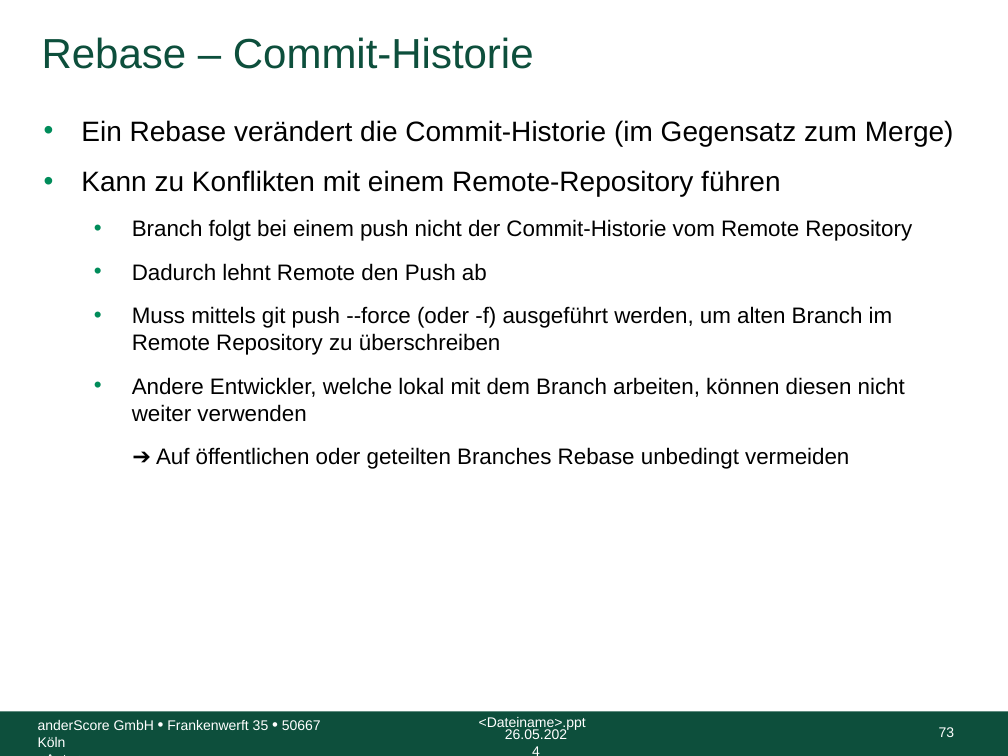
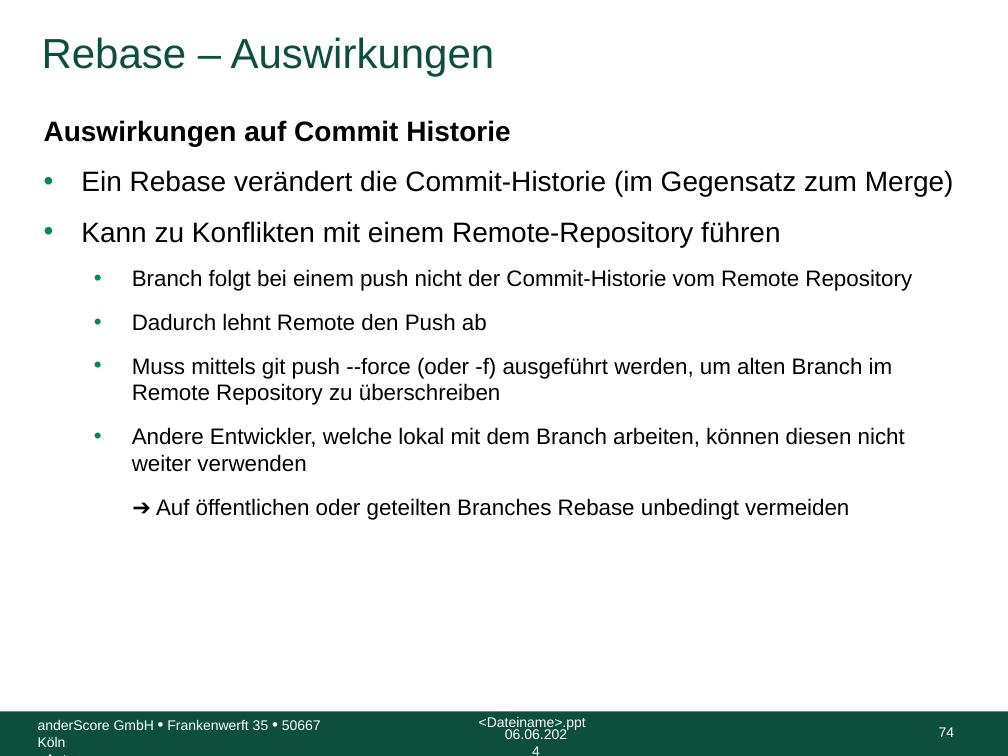
Before and after one commit to anderscore-gmbh/gitlab, a slide deck: slide 74 of slides/Tag-1_3-Merge-Rebase.pptx (slide 73 before the commit). Drawn at 1008x756 pixels with LibreOffice and Linux fonts; fonts in the diff are those of the drawing; background and template pictures are left out. Boxes give left, top, right and bottom in pixels: in the first picture for what was removed or moved away, otherwise in the second. Text is boxed around its words. In the diff, an @@ line names an element or a change of style, - is before the commit and + after.

```diff
--- a/slides/Tag-1_3-Merge-Rebase.pptx
+++ b/slides/Tag-1_3-Merge-Rebase.pptx
@@ title at [42, 37, 495, 76]: text changed @@
-Rebase – Commit-Historie
+Rebase – Auswirkungen
@@ text at [44, 120, 510, 146]: paragraph added @@
+Auswirkungen auf Commit Historie
@@ text at [505, 729, 567, 739]: text changed @@
-26.05.2024
+06.06.2024
@@ page number at [939, 727, 955, 737]: text changed @@
-73
+74
```
Also in this commit, not shown: 79 other slides changed, 11 slides added, 9 slides removed, 5 other files.
